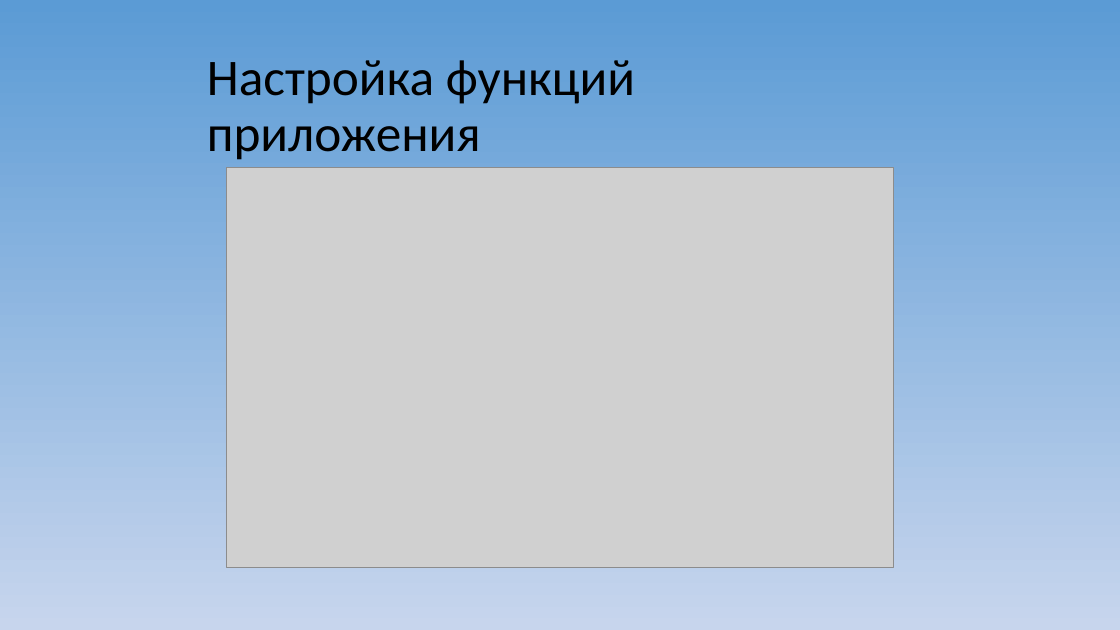
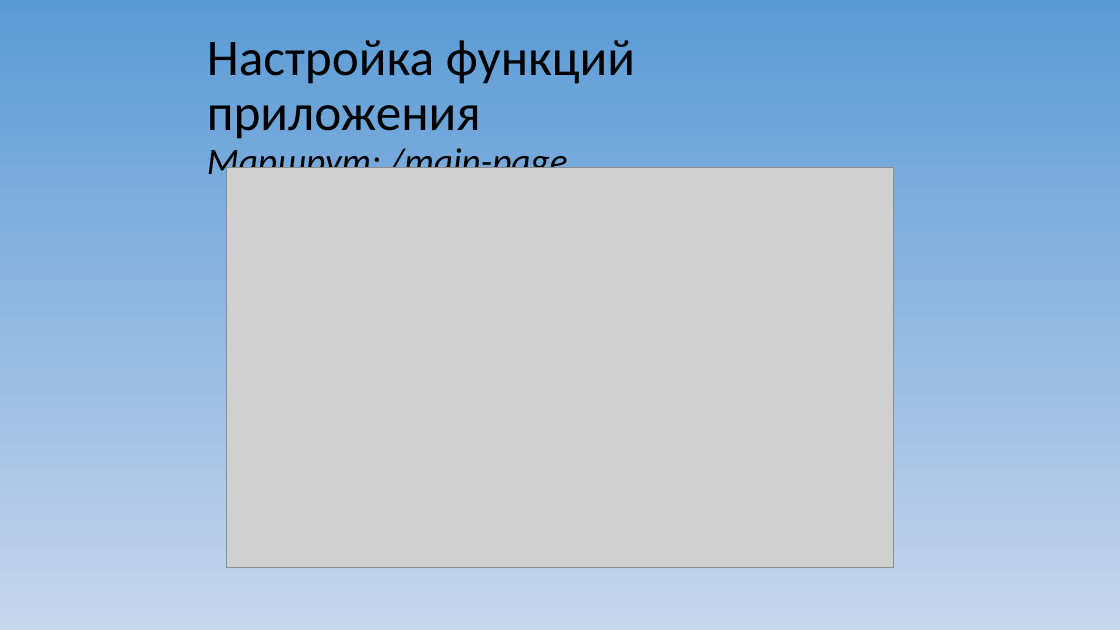
Before and after one commit to Solo322/VKspy, a slide deck: slide 7 of Макет приложения/VKSpy.ppt. Drawn at 1120x630 pixels with LibreOffice and Linux fonts; fonts in the diff are those of the drawing; grey boxes stand for pictures. Boxes give left, top, right and bottom in pixels: in the first picture for what was removed or moved away, otherwise in the second. Text is boxed around its words. In the diff, an @@ line names an element or a change of style, - is before the commit and + after.

```diff
--- a/Макет приложения/VKSpy.ppt
+++ b/Макет приложения/VKSpy.ppt
@@ title at [207,40,635,184]: text changed @@
-Настройка функций приложения
+Настройка функций приложения
+Маршрут: /main-page
```
Also in this commit, not shown: 6 other slides changed, 4 other files.
